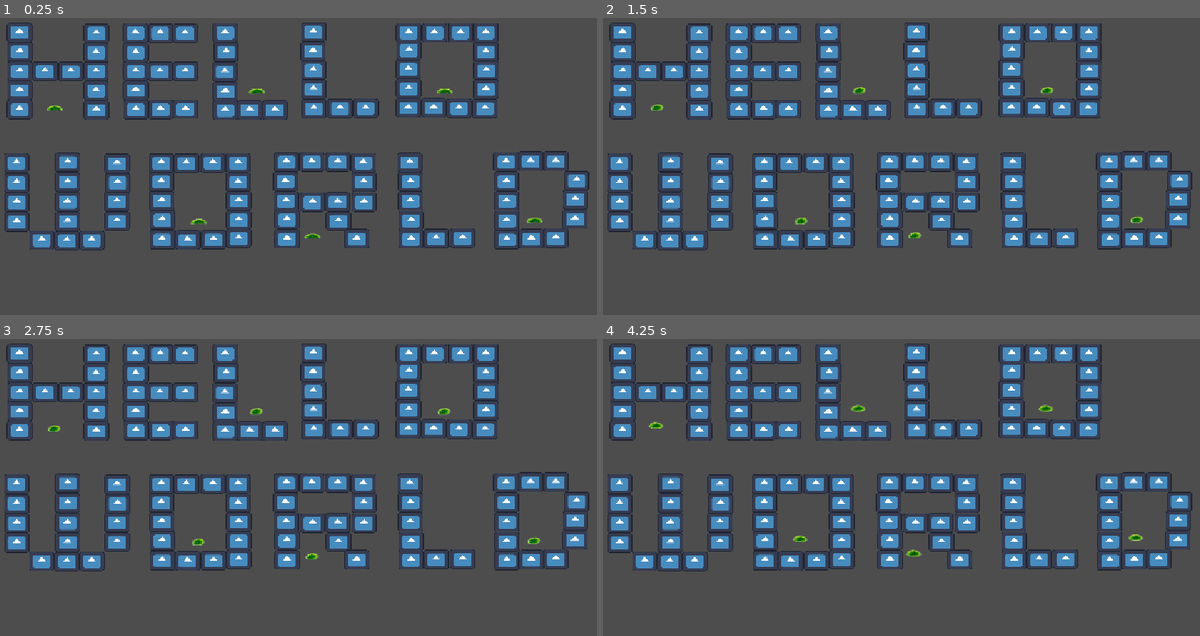
Above: before the commit, frames 1-4 (two rows, left to right).
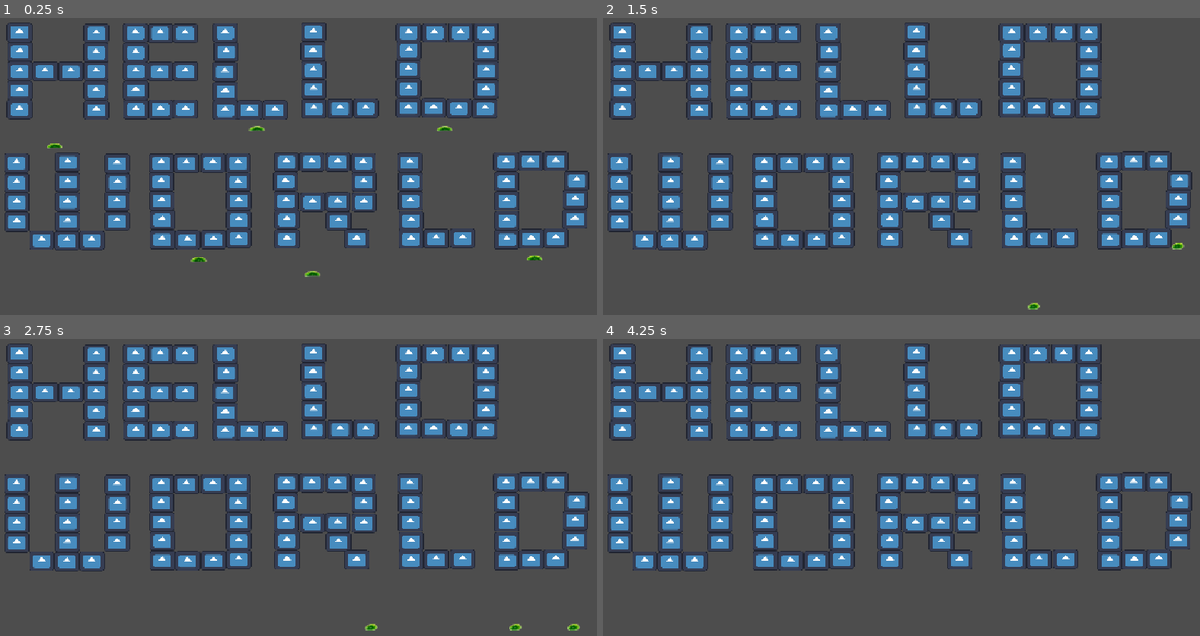
Above: after the commit, the same moments.

Repository: Baryusu/Game-Development
Game: Godot game, scene res://icon.tscn
Two runs of this game, one before a commit and one after it. Both use one fixed random seed, a clock stepped at 60 frames per second and the inputs below. The engine's default icon, where the game draws it, is replaced by a stand-in: a white triangle on a blue panel in a dark square.
Inputs:
- Up to frame 1 (0.25 s): no input
- Up to frame 2 (1.5 s): tap Enter (ui_accept) at 0.5, 0.6, 0.77, 1.07, 1.35 s; hold Right (ui_right) from 0.53 s (still down)
- Up to frame 3 (2.75 s): tap Enter (ui_accept) at 1.52, 1.82, 2.1 s; release Right (ui_right) at 2.03 s; hold Left (ui_left) from 2.03 s (still down)
- Up to frame 4 (4.25 s): release Left (ui_left) at 2.78 s; hold Right (ui_right) from 2.78 s (still down); tap Enter (ui_accept) at 2.85, 3.02, 3.32, 3.6, 3.77, 4.07 s

The runs differ from the first frame. In frame 1, 0.5% of the frame differs, in the area x 7-91%, y 23-88%; in frame 2, 0.3%; in frame 3, 0.4%; in frame 4, 0.3%.

Commit message:
Files updated

Diff:
--- /dev/null
+++ b/hello-world/Scripts/slime.gd
@@ -0,0 +1,25 @@
+extends CharacterBody2D
+
+
+const SPEED = 300.0
+const JUMP_VELOCITY = -400.0
+
+
+func _physics_process(delta: float) -> void:
+	# Add the gravity.
+	if not is_on_floor():
+		velocity += get_gravity() * delta
+
+	# Handle jump.
+	if Input.is_action_just_pressed("ui_accept") and is_on_floor():
+		velocity.y = JUMP_VELOCITY
+
+	# Get the input direction and handle the movement/deceleration.
+	# As good practice, you should replace UI actions with custom gameplay actions.
+	var direction := Input.get_axis("ui_left", "ui_right")
+	if direction:
+		velocity.x = direction * SPEED
+	else:
+		velocity.x = move_toward(velocity.x, 0, SPEED)
+
+	move_and_slide()
--- a/hello-world/icon.tscn
+++ b/hello-world/icon.tscn
@@ -2,6 +2,9 @@
 
 [ext_resource type="Texture2D" uid="uid://cvtllpyd13kos" path="res://icon.svg" id="1_tr34o"]
 [ext_resource type="PackedScene" uid="uid://dvec65ywkpdnx" path="res://slime.tscn" id="2_hqyvl"]
+
+[sub_resource type="WorldBoundaryShape2D" id="WorldBoundaryShape2D_hqyvl"]
+distance = -0.5785217
 
 [node name="HelloWorld" type="Sprite2D" unique_id=146183960]
 position = Vector2(72.625, 74.375)
@@ -477,3 +480,11 @@
 
 [node name="Slime6" parent="." unique_id=35047432 instance=ExtResource("2_hqyvl")]
 position = Vector2(1139.5326, 456.6782)
+
+[node name="StaticBody2D" type="StaticBody2D" parent="." unique_id=2076012997]
+position = Vector2(-83.94806, 1801.7635)
+
+[node name="CollisionShape2D" type="CollisionShape2D" parent="StaticBody2D" unique_id=125840197]
+position = Vector2(1442.9093, 43.389847)
+scale = Vector2(15, 15)
+shape = SubResource("WorldBoundaryShape2D_hqyvl")
--- a/hello-world/slime.tscn
+++ b/hello-world/slime.tscn
@@ -1,6 +1,7 @@
 [gd_scene format=3 uid="uid://dvec65ywkpdnx"]
 
 [ext_resource type="Texture2D" uid="uid://bim58tpvsjyfb" path="res://Assets/Sprites/slimes.png" id="1_2d52u"]
+[ext_resource type="Script" uid="uid://dmbuogd8j5p8b" path="res://Scripts/slime.gd" id="1_5jc4t"]
 
 [sub_resource type="AtlasTexture" id="AtlasTexture_5jc4t"]
 atlas = ExtResource("1_2d52u")
@@ -98,6 +99,7 @@
 radius = 13.601471
 
 [node name="Slime" type="CharacterBody2D" unique_id=1917814567]
+script = ExtResource("1_5jc4t")
 
 [node name="AnimatedSprite2D" type="AnimatedSprite2D" parent="." unique_id=1907851272]
 position = Vector2(31, -64)
Not shown, added: hello-world/Scripts/slime.gd.uid
Binary file removed: hello-world/helloworld.png
Binary file added: hello-world/screenshot_1.png
Not shown, added: hello-world/screenshot_1.png.import
Binary file added: hello-world/screenshot_2.png
Not shown, added: hello-world/screenshot_2.png.import
